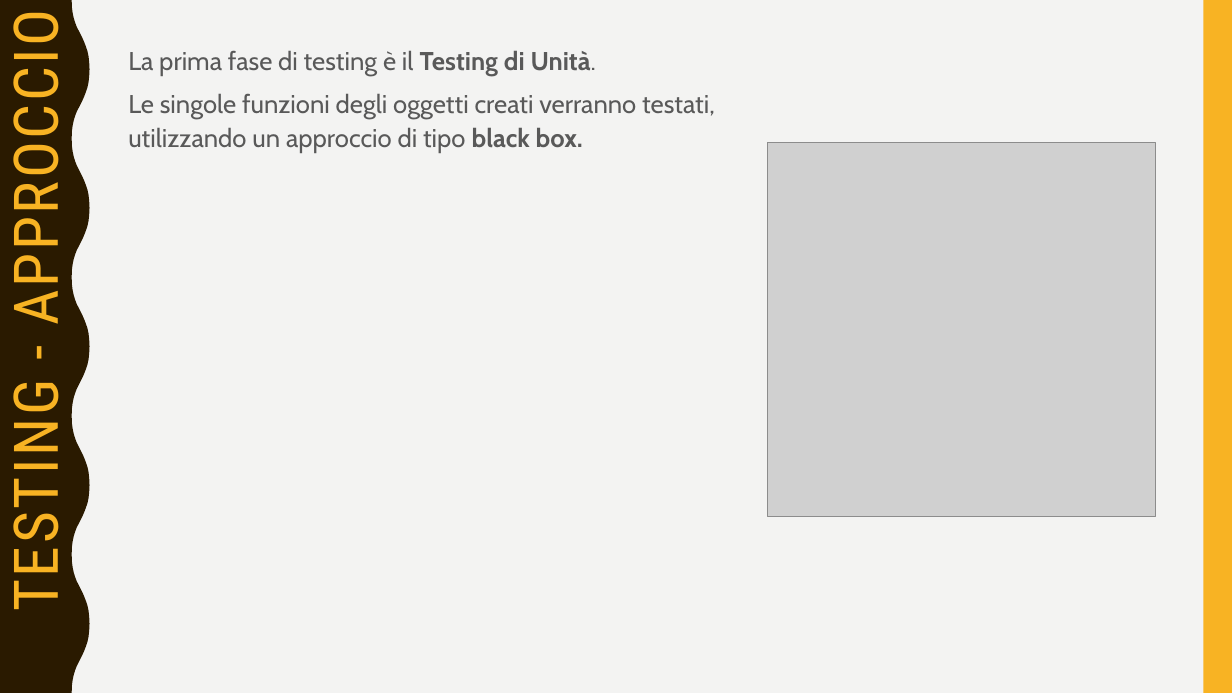
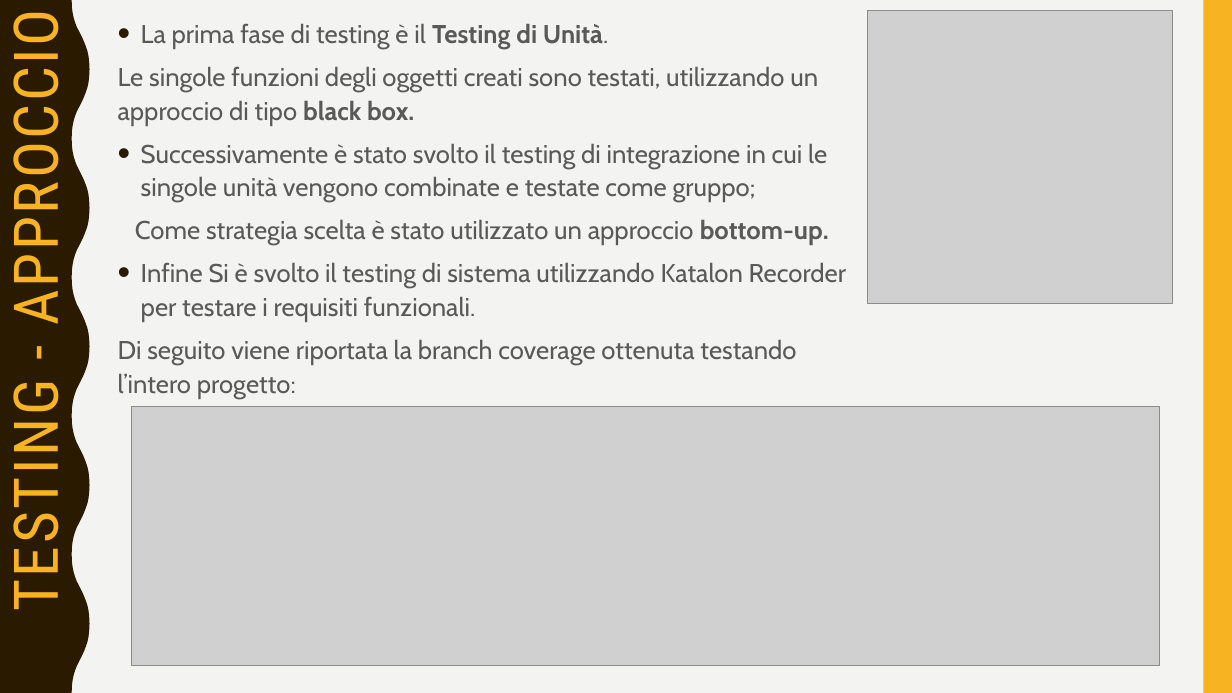
Before and after one commit to sfarina12/NC_05, a slide deck: slide 11 of Presentazione_Seconda consegna/2021_Presentazione_NC08.pptx. Drawn at 1232x693 pixels with LibreOffice and Linux fonts; fonts in the diff are those of the drawing; grey boxes stand for pictures. Boxes give left, top, right and bottom in pixels: in the first picture for what was removed or moved away, otherwise in the second. Text is boxed around its words. In the diff, an @@ line names an element or a change of style, - is before the commit and + after.

```diff
--- a/Presentazione_Seconda consegna/2021_Presentazione_NC08.pptx
+++ b/Presentazione_Seconda consegna/2021_Presentazione_NC08.pptx
@@ text "La prima fase di testing ...": place and size @@
-text "La prima fase di testing ..." at [128, 50, 715, 152]
+text "La prima fase di testing ..." at [118, 23, 846, 398]
@@ text at [141, 23, 608, 49]: bullet none to • @@
@@ picture: place and size @@
-picture at [768, 142, 1155, 517]
+picture at [868, 10, 1172, 304]
@@ text at [118, 66, 846, 398]: text changed @@
-Le singole funzioni degli oggetti creati verranno testati, utilizzando un approccio di tipo black box.
+Le singole funzioni degli oggetti creati sono testati, utilizzando un approccio di tipo black box.
+• Successivamente è stato svolto il testing di integrazione in cui le singole unità vengono combinate e testate come gruppo;
+Come strategia scelta è stato utilizzato un approccio bottom-up.
+• Infine Si è svolto il testing di sistema utilizzando Katalon Recorder per testare i requisiti funzionali.
+Di seguito viene riportata la branch coverage ottenuta testando l’intero progetto:
@@ picture added at [131, 407, 1160, 666] @@
```
Also in this commit, not shown: 1 other slide changed, 2 slides added, 1 slide removed, 1 other file.
